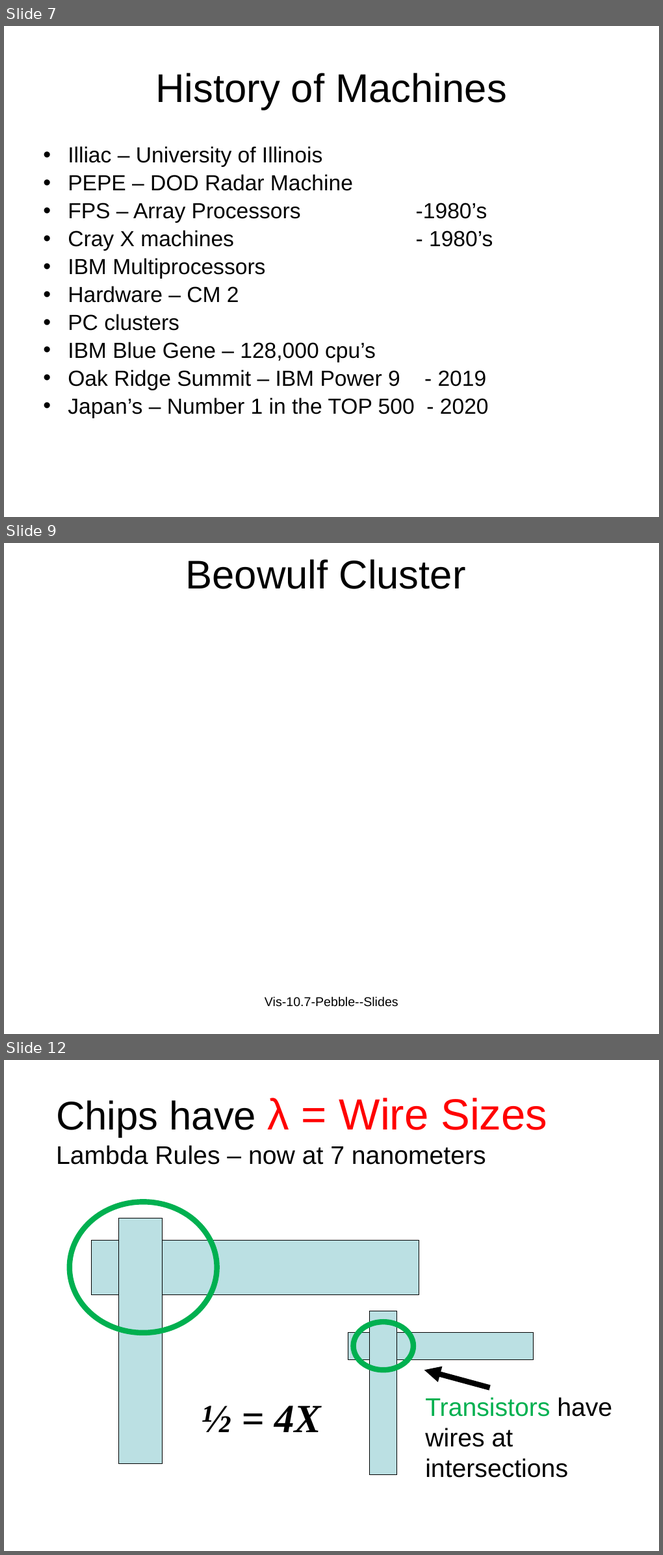
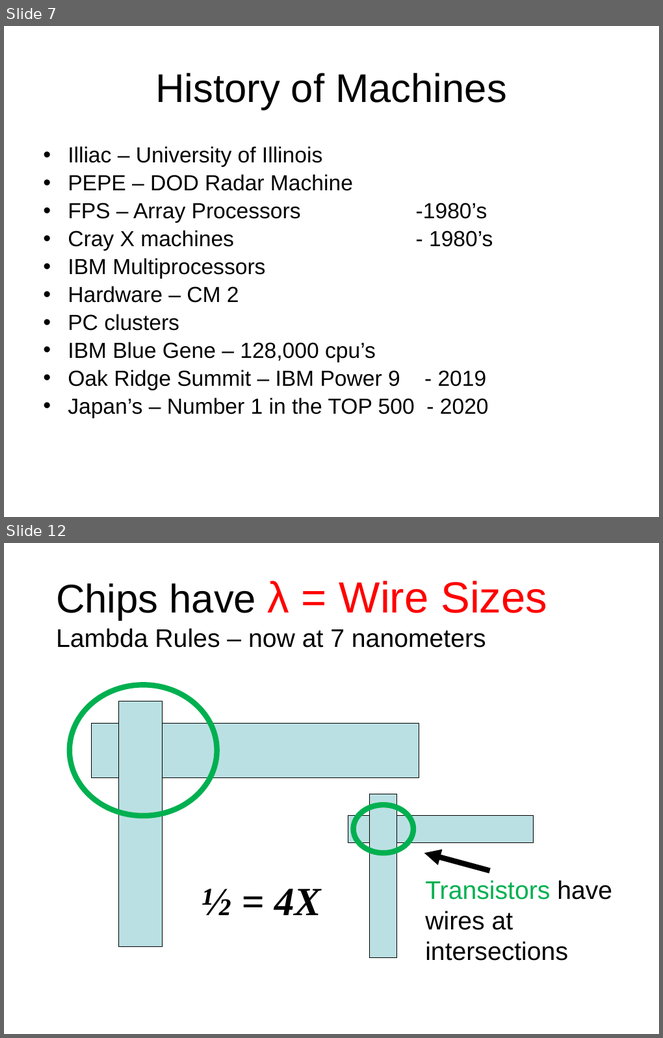
Before and after one commit to shodor-education/petascale-semester-curriculum, a slide deck: units/10/lessons/3/resources/petascale-lesson-10.3-slides.pptx. Shown one above the other, each under a label of ours: slides 7, 9 and 12 before the commit, slides 7 and 12 after it; the slides between them are not shown. The pictures are 663x1555 and 663x1038 pixels, drawn with LibreOffice and Linux fonts; fonts in the diff are those of the drawing; background and template pictures are left out. Boxes give left, top, right and bottom in pixels: in the first picture for what was removed or moved away, otherwise in the second. Text is boxed around its words. In the diff, an @@ line names an element or a change of style, - is before the commit and + after.

```diff
--- a/units/10/lessons/3/resources/petascale-lesson-10.3-slides.pptx
+++ b/units/10/lessons/3/resources/petascale-lesson-10.3-slides.pptx
@@ slide 9 removed at [4, 543, 659, 1034], background picture (left out) @@
@@ title removed at [186, 559, 466, 589] @@
-Beowulf Cluster
@@ text removed at [265, 997, 399, 1007] @@
-Vis-10.7-Pebble--Slides
```
Also in this commit, not shown: 3 slides changed, 2 slides added, 4 other slides removed.
